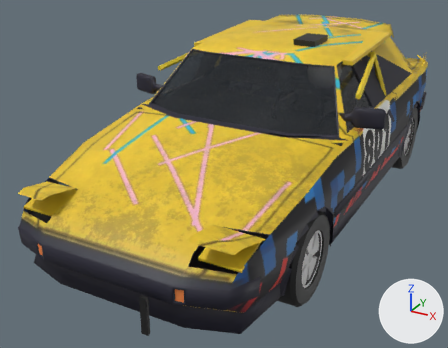
A saved change to the glTF model public/cars/field/models/801.glb.
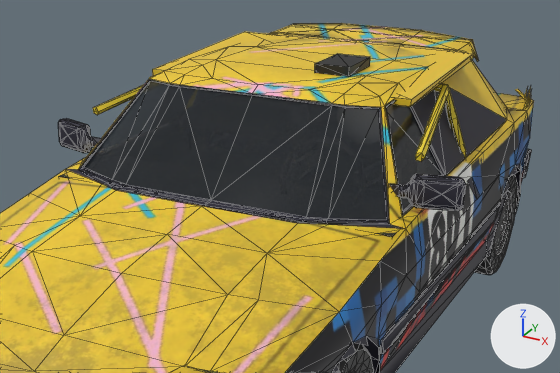
Each version appears first whole from a 50 mm lens placed at (1.85, -4.13, 2.19), pointed at (-0.22, -0.36, 0.31), and next in a close-up on the part from 22% to 99% of the width and 0% to 66% of the height. The lights are fixed; the arrows at lower right show +X, +Y and +Z. The older version's two pictures come first. The close-ups show mesh edges as thin lines. Vertices at exactly the same position are counted once.

Before the edit, the objects in view are built like this:
```python
me_body_mesh = bpy.data.meshes.new('body_mesh')
me_body_mesh.from_pydata(...)  # 1488 vertices, 2674 faces; spans x -0.96..0.95, y -2.1..1.95, z 0.13..1.29
# faces by material slot: [2644, 30]
me_body_mesh.materials.append(mat_car_users_cobyhartman_dev_probe_sim_tools_cars_kit_cache_import_801_derived_spec_py_livery)  # picture img_livery
me_body_mesh.materials.append(mat_car_users_cobyhartman_dev_probe_sim_tools_cars_kit_cache_import_801_derived_spec_py_glass)  # black #20262c
me_wheel_fl_mesh = bpy.data.meshes.new('wheel_fl_mesh')
me_wheel_fl_mesh.from_pydata(...)  # 362 vertices, 492 faces; spans x -0.093..0.093, y -0.29..0.29, z -0.286..0.286
me_wheel_fl_mesh.materials.append(mat_car_users_cobyhartman_dev_probe_sim_tools_cars_kit_cache_import_801_derived_spec_py_livery)  # picture img_livery
me_wheel_rl_mesh = bpy.data.meshes.new('wheel_rl_mesh')
me_wheel_rl_mesh.from_pydata(...)  # 418 vertices, 534 faces; spans x -0.093..0.093, y -0.29..0.29, z -0.286..0.286
me_wheel_rl_mesh.materials.append(mat_car_users_cobyhartman_dev_probe_sim_tools_cars_kit_cache_import_801_derived_spec_py_livery)  # picture img_livery
ob_body = bpy.data.objects.new('body', me_body_mesh)
ob_body.location = (0.0, 0.0, 0.0)
ob_wheel_fl = bpy.data.objects.new('wheel_fl', me_wheel_fl_mesh)
ob_wheel_fl.location = (0.72, -1.16, 0.29)
ob_wheel_rl = bpy.data.objects.new('wheel_rl', me_wheel_rl_mesh)
ob_wheel_rl.location = (0.715, 1.16, 0.29)
```
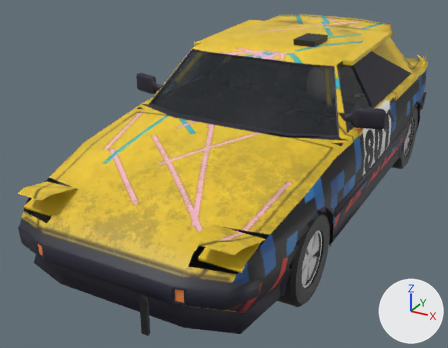
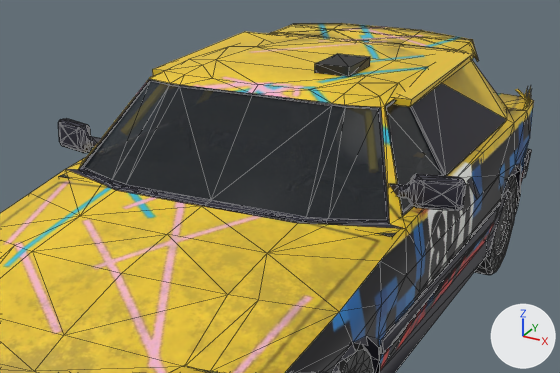
Where the change shows, as pixel boxes [x1, y1, x2, y2] in the close-ups (560 x 373 px; the box of a moved part takes in the faces that stretch with it):
part 1 of me_body_mesh, moved or reshaped (not visible afterwards): before [59, 84, 466, 238]
part 2 of me_body_mesh, surface changed: before [96, 96, 466, 158]; after [59, 174, 396, 238]

Diff of the bpy script that builds the scene:
```diff
--- a/public/cars/field/models/801.glb.py
+++ b/public/cars/field/models/801.glb.py
@@ me_body_mesh @@
 me_body_mesh.from_pydata(...)  # 1488 vertices, 2674 faces; spans x -0.96..0.95, y -2.1..1.95, z 0.13..1.29
 # used by ob_body; location = (0.0, 0.0, 0.0)
+# me_body_mesh part 1: 229 of 1488 vertices moved; they spanned x -0.78..0.78, y -0.68..0.41, z 0.3..1.22 and now span x -0.77..0.77, y -0.68..0.45, z 0.17..1.22; mean shift (-0.01, -0.07, -0.06); largest move (-0.77, -0.68, 0.69) -> (0.54, 0.14, 0.83)
+# me_body_mesh part 2: 54 kept faces spanning x -0.77..0.77, y -0.68..0.45, z 0.17..1.22 get new texture (UV) coordinates
 me_body_mesh.materials.append(mat_car_users_cobyhartman_dev_probe_sim_tools_cars_kit_cache_import_801_derived_spec_py_livery)
```
